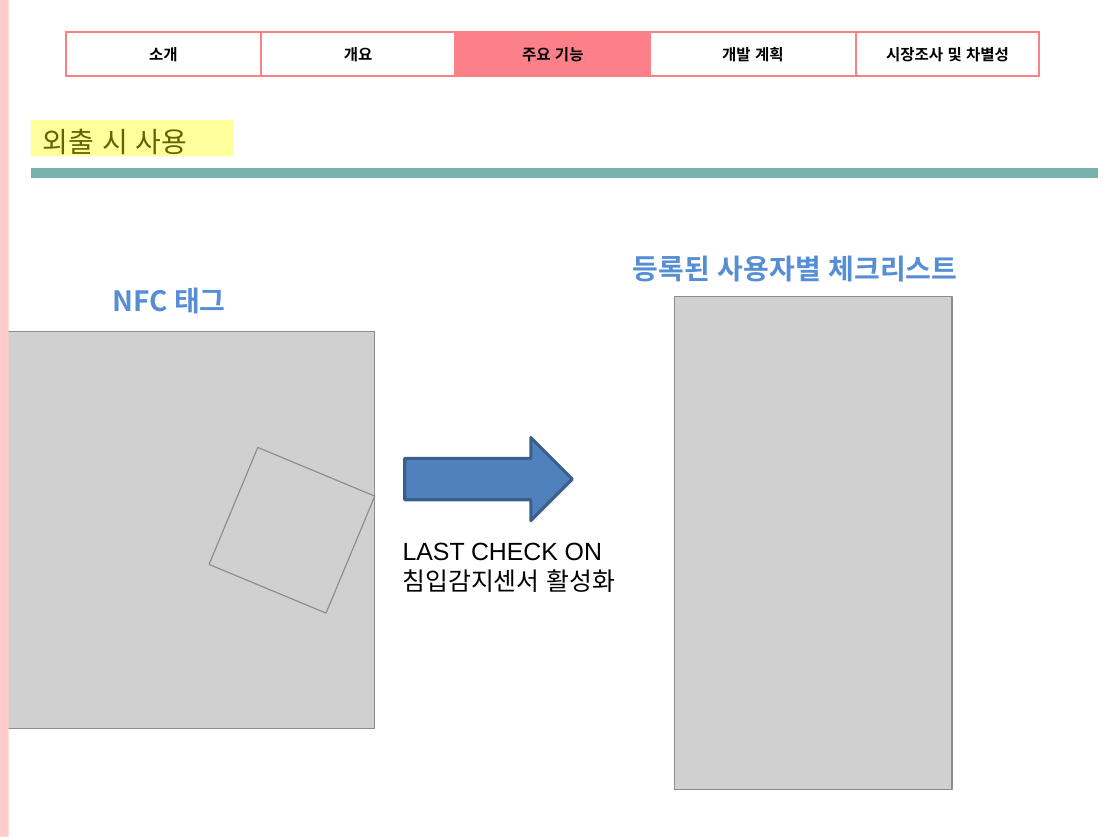
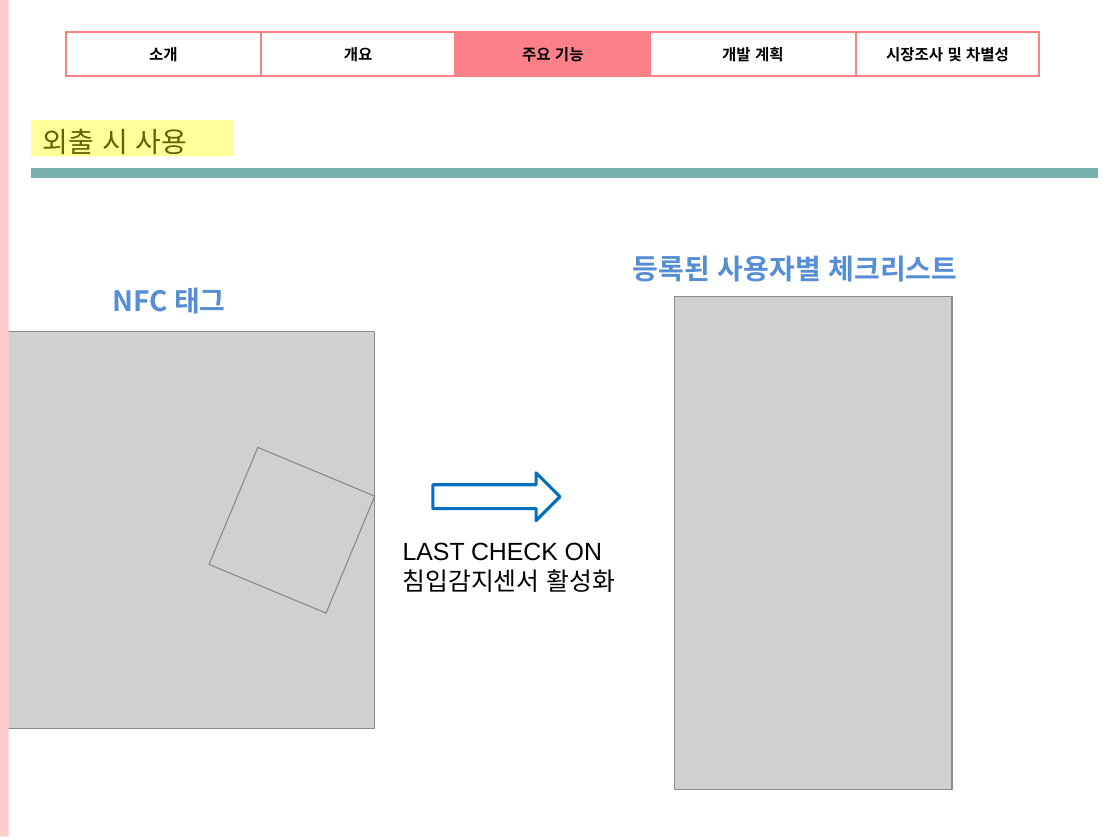
Before and after one commit to OriginalNetworkExperts/SystemConstruct, a slide deck: slide 8 of 시스템분석설계ppt.pptx. Drawn at 1120x840 pixels with LibreOffice and Linux fonts; fonts in the diff are those of the drawing; grey boxes stand for pictures; background and template pictures are left out. Boxes give left, top, right and bottom in pixels: in the first picture for what was removed or moved away, otherwise in the second. Text is boxed around its words. In the diff, an @@ line names an element or a change of style, - is before the commit and + after.

```diff
--- a/시스템분석설계ppt.pptx
+++ b/시스템분석설계ppt.pptx
@@ right arrow: place and size @@
-right arrow at [404, 438, 572, 521]
+right arrow at [433, 473, 560, 521]
@@ right arrow at [433, 473, 560, 521]: fill #4F81BD to none; outline #3A5F8C 2 pt to #0070C0 2 pt @@
```
Also in this commit, not shown: 7 other slides changed.
